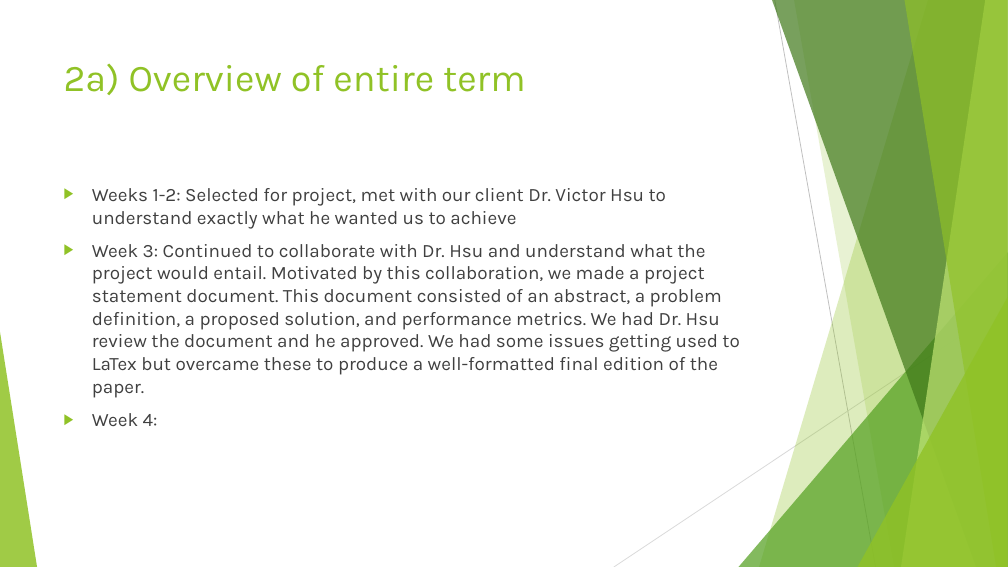
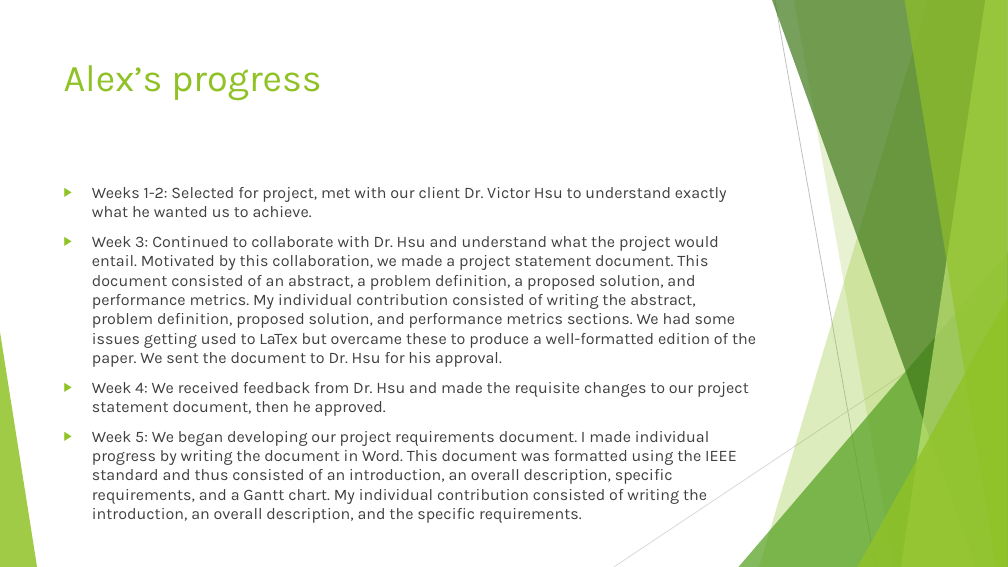
Before and after one commit to AlexDCraig/senior-capstone-project, a slide deck: slide 5 of progressreport.pptx. Drawn at 1008x567 pixels with LibreOffice and Linux fonts; fonts in the diff are those of the drawing. Boxes give left, top, right and bottom in pixels: in the first picture for what was removed or moved away, otherwise in the second. Text is boxed around its words. In the diff, an @@ line names an element or a change of style, - is before the commit and + after.

```diff
--- a/progressreport.pptx
+++ b/progressreport.pptx
@@ title at (x1=64, y1=65, x2=321, y2=101): text changed @@
-2a) Overview of entire term
+Alex’s progress
@@ text at (x1=92, y1=187, x2=756, y2=504): text changed; size 18 to 15.3 pt @@
-▶ Weeks 1-2: Selected for project, met with our client Dr. Victor Hsu to understand exactly what he wanted us to achieve
-▶ Week 3: Continued to collaborate with Dr. Hsu and understand what the project would entail. Motivated by this collaboration, we made a project statement document. This document consisted of an abstract, a problem definition, a proposed solution, and performance metrics. We had Dr. Hsu review the document and he approved. We had some issues getting used to LaTex but overcame these to produce a well-formatted final edition of the paper.
-▶ Week 4:
+▶ Weeks 1-2: Selected for project, met with our client Dr. Victor Hsu to understand exactly what he wanted us to achieve.
+▶ Week 3: Continued to collaborate with Dr. Hsu and understand what the project would entail. Motivated by this collaboration, we made a project statement document. This document consisted of an abstract, a problem definition, a proposed solution, and performance metrics. My individual contribution consisted of writing the abstract, problem definition, proposed solution, and performance metrics sections. We had some issues getting used to LaTex but overcame these to produce a well-formatted edition of the paper. We sent the document to Dr. Hsu for his approval.
+▶ Week 4: We received feedback from Dr. Hsu and made the requisite changes to our project statement document, then he approved.
+▶ Week 5: We began developing our project requirements document. I made individual progress by writing the document in Word. This document was formatted using the IEEE standard and thus consisted of an introduction, an overall description, specific requirements, and a Gantt chart. My individual contribution consisted of writing the introduction, an overall description, and the specific requirements.
```
Also in this commit, not shown: 1 other slide changed, 2 slides added, 1 slide removed.
